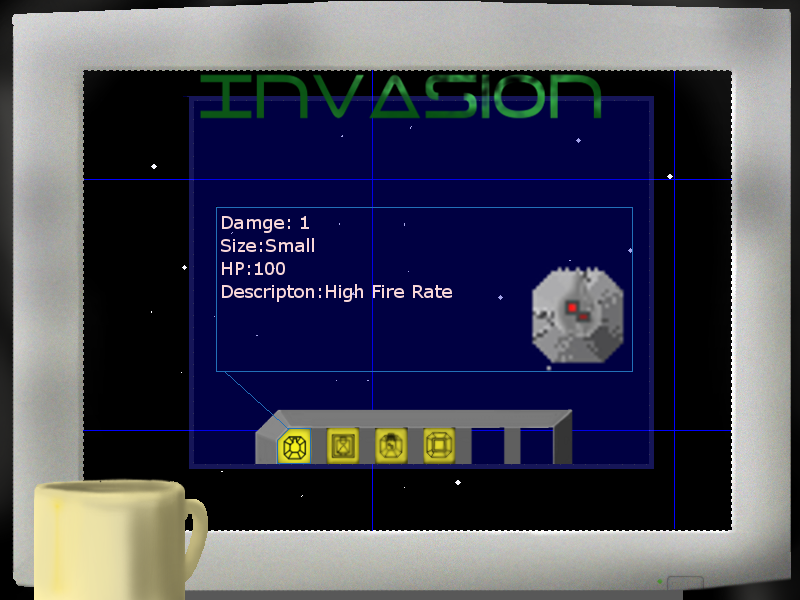
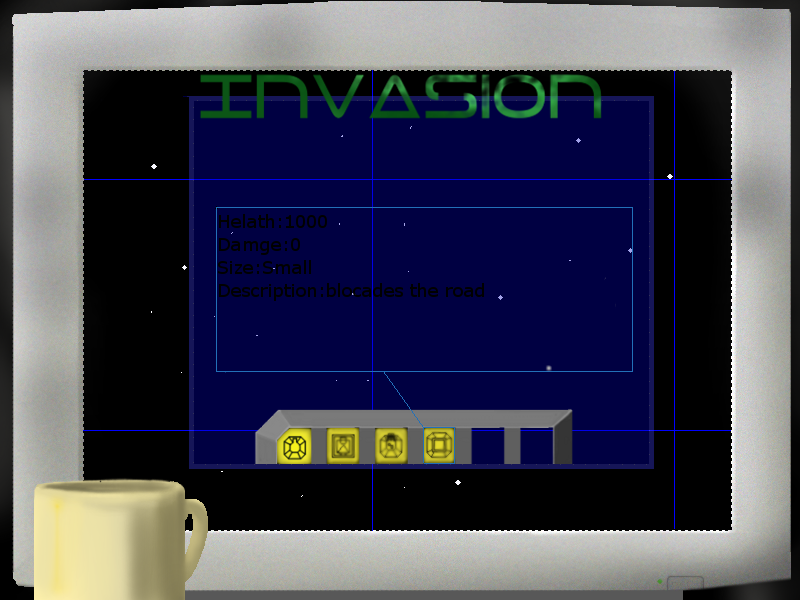
Layered file, before and after one edit (800px x 600px). Changes by layer:
hid "New Layer#2" over (x1=217, y1=208, x2=625, y2=464)
added layer "Helath:1000 ..." above "Pasted Layer#3" over (x1=218, y1=214, x2=484, y2=301)
added layer "Pasted Layer#4" above "bottomset.png" over (x1=215, y1=208, x2=625, y2=464)
